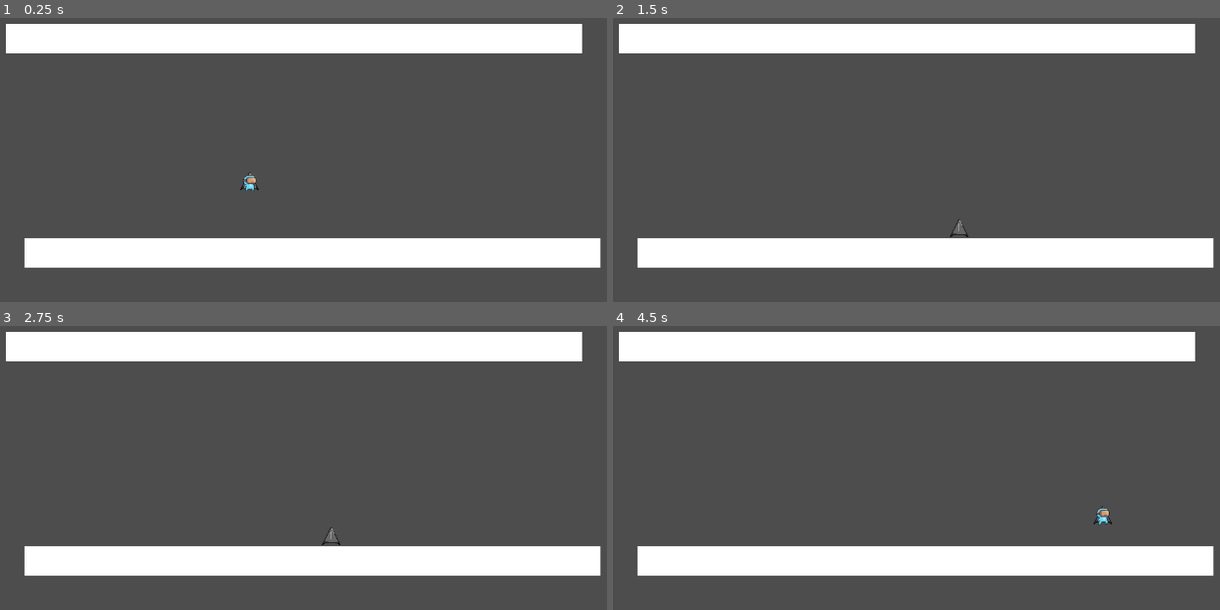
Above: before the commit, frames 1-4 (two rows, left to right).
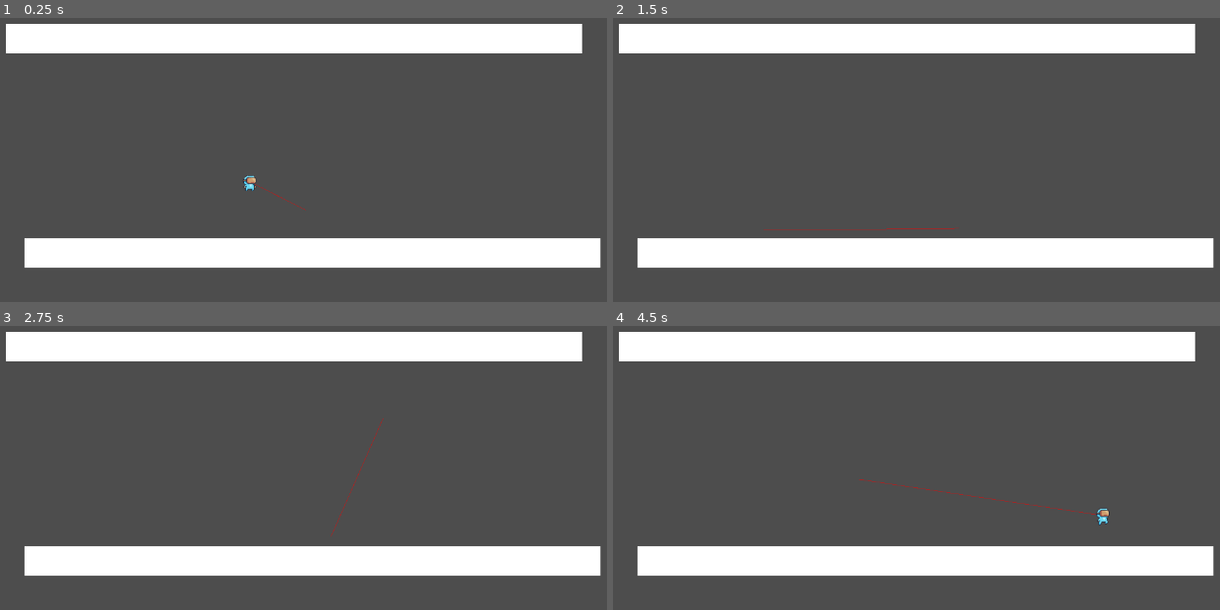
Above: after the commit, the same moments.

Repository: tmoss0/Project-Plant
Game: Godot game, scene res://scenes/levels/level_1/level_1.tscn
Two runs of this game, one before a commit and one after it. Both use one fixed random seed, a clock stepped at 60 frames per second and the inputs below.
Inputs (mouse positions are in pixels of both pictures, inside the frame that each line leads up to):
- Up to frame 1 (0.25 s): no input
- Up to frame 2 (1.5 s): move the mouse to (1092, 185) at 0.52 s; hold C (burrow) 0.53-1.28 s; hold D (move_right) from 0.53 s (still down); tap Space (jump) at 0.77 s; move the mouse to (758, 231) at 1.27 s; click (758, 231) at 1.35 s
- Up to frame 3 (2.75 s): tap Space (jump) at 1.52 s; move the mouse to (382, 419) at 2.02 s; release D (move_right) at 2.03 s; hold A (move_left) from 2.03 s (still down); hold C (burrow) from 2.03 s (still down)
- Up to frame 4 (4.5 s): move the mouse to (880, 604) at 2.77 s; release A (move_left) at 2.78 s; release C (burrow) at 2.78 s; hold D (move_right) 2.78-4.28 s; click (880, 604) at 2.85 s; tap Space (jump) at 3.02, 3.77 s; move the mouse to (1153, 581) at 3.52 s; hold C (burrow) 3.53-4.28 s; tap Enter at 4.25 s; move the mouse to (685, 448) at 4.27 s; hold A (move_left) from 4.28 s (still down); click (685, 448) at 4.35 s

The runs differ from the first frame. In frame 1, less than 0.1% of the frame differs, in the area x 39-51%, y 54-68%; in frame 2, 0.2%, in the area x 24-59%, y 70-78%; in frame 3, 0.1%; in frame 4, 0.2%.
Error before the commit: Parse Error: Could not find type "PlayerConfig" in the current scope. (res://scripts/player/state_managers/grappling_hook_manager.gd:8)

Commit message:
Remove PlayerConfig dependency and use exported collision surface variable
Co-authored-by: tmoss726 <tmoss726@gmail.com>

Diff:
--- a/scripts/player/state_managers/grappling_hook_manager.gd
+++ b/scripts/player/state_managers/grappling_hook_manager.gd
@@ -4,13 +4,11 @@
 signal grapple_attached
 signal grapple_released
 
-# Configuration
-var config: PlayerConfig
-
 # Grappling hook settings
 @export var max_grapple_distance := 400.0
 @export var hook_travel_speed := 400.0
 @export var pull_speed := 1000.0
+@export var collision_surface := "GRAPPLESURFACE"
 
 # State
 enum GrappleState { IDLE, TRAVELING, ATTACHED }
@@ -32,7 +30,6 @@
 @onready var player: CharacterBody2D = get_parent()
 
 func _ready() -> void:
-	config = PlayerConfig.new()
 	_setup_visuals()
 	_setup_collision_layers()
 
@@ -52,7 +49,7 @@
 		if layer_name:
 			collision_layers[layer_name.to_upper()] = 1 << (layer - 1)
 
-	raycast.collision_mask = collision_layers.get(config.collision_surface, 0)
+	raycast.collision_mask = collision_layers.get(collision_surface, 0)
 	raycast.exclude_parent = true
 
 # Handle input for releasing grapple
@@ -158,7 +155,7 @@
 	return { "hit": hit, "point": point }
 
 func _is_valid_surface(collider) -> bool:
-	return collider.collision_layer & collision_layers[config.collision_surface] != 0
+	return collider.collision_layer & collision_layers[collision_surface] != 0
 
 func _has_reached_target(next_position: Vector2) -> bool:
 	return (next_position.distance_to(global_position) >= max_grapple_distance or
